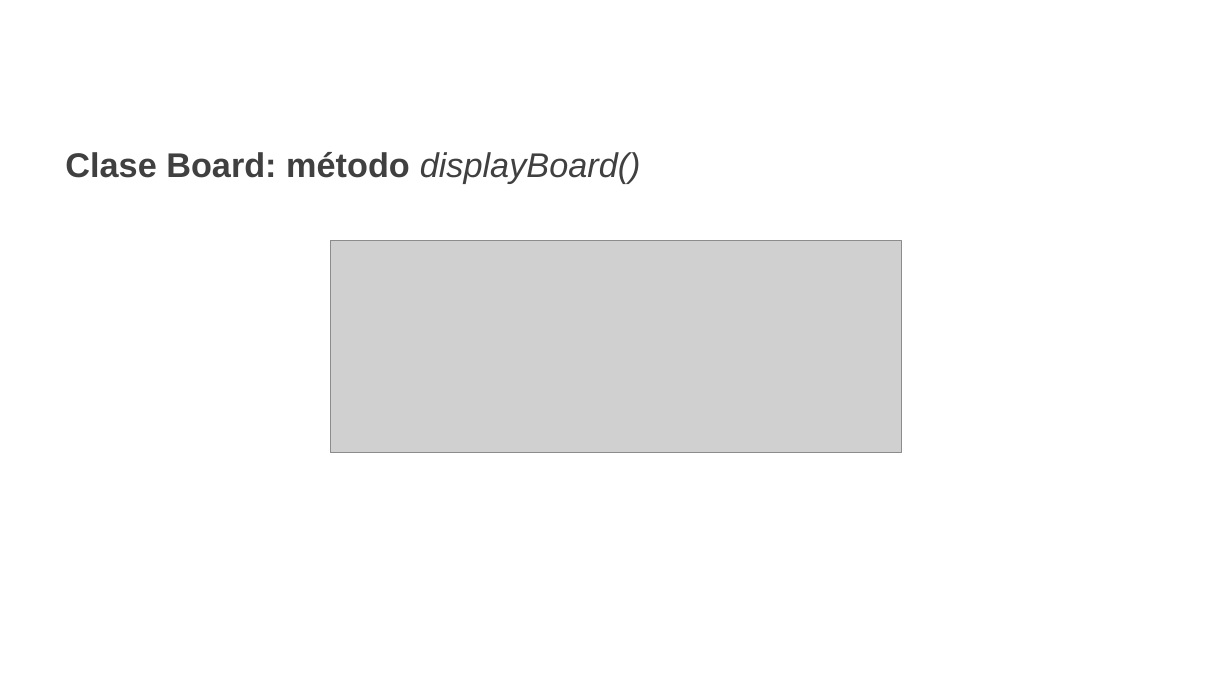
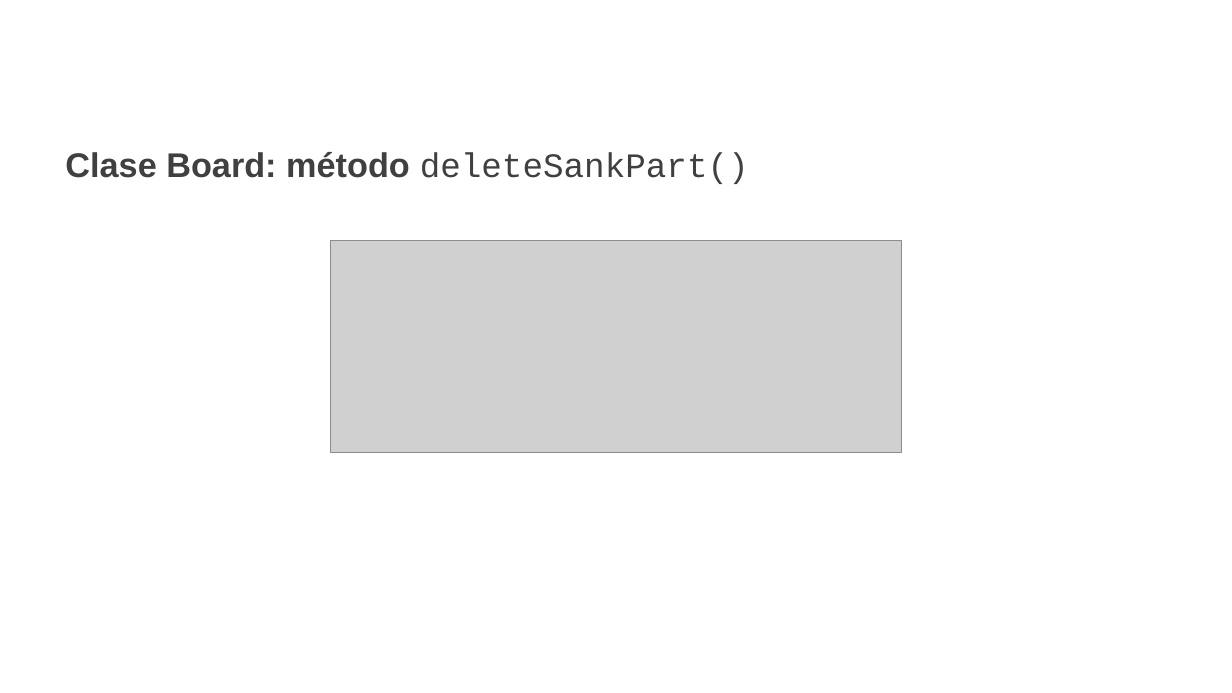
Before and after one commit to estebanarivasv/NavalBattle, a slide deck: slide 19 of Presentación.pptx (slide 20 before the commit). Drawn at 1232x693 pixels with LibreOffice and Linux fonts; fonts in the diff are those of the drawing; grey boxes stand for pictures; background and template pictures are left out. Boxes give left, top, right and bottom in pixels: in the first picture for what was removed or moved away, otherwise in the second. Text is boxed around its words. In the diff, an @@ line names an element or a change of style, - is before the commit and + after.

```diff
--- a/Presentación.pptx
+++ b/Presentación.pptx
@@ text at [65,152,749,184]: text changed @@
-Clase Board: método displayBoard()
+Clase Board: método deleteSankPart()
```
Also in this commit, not shown: 17 other slides changed, 1 slide removed, 1 other file.
